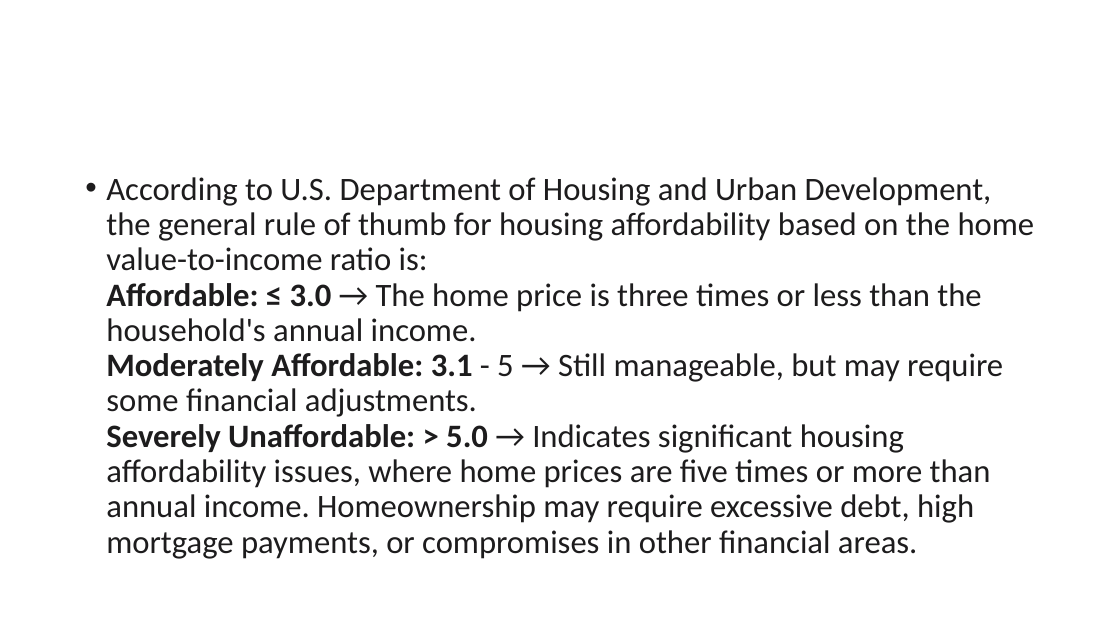
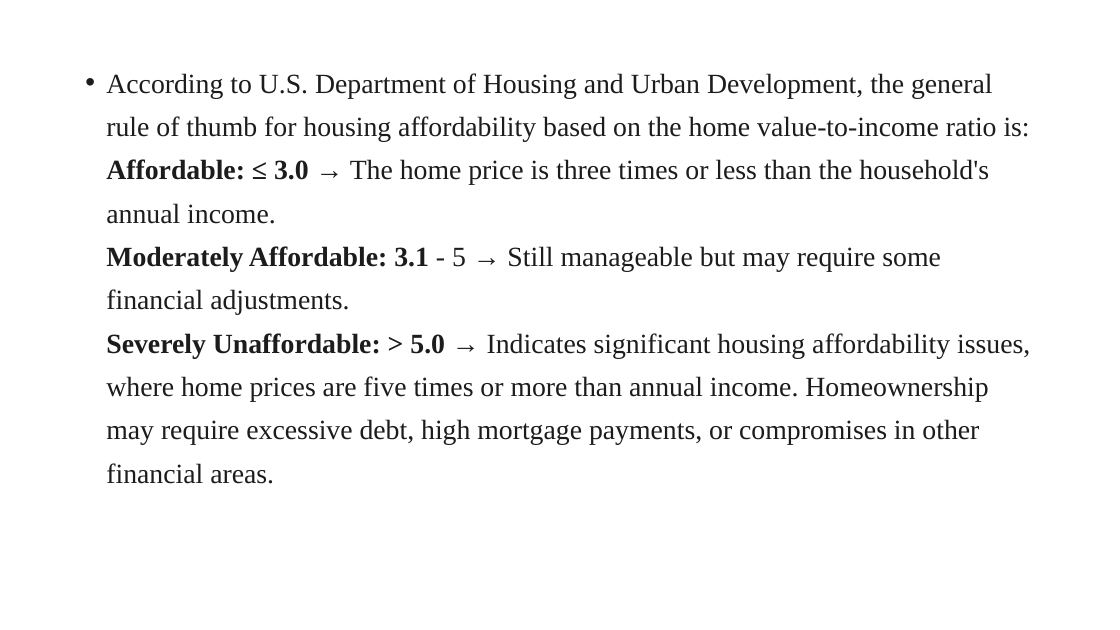
Before and after one commit to Tserrof7/Portland-Housing-Prices-Affordability-Project, a slide deck: slide 10 of Portland , Or Housing & Affordability.pptx. Drawn at 1120x630 pixels with LibreOffice and Linux fonts; fonts in the diff are those of the drawing. Boxes give left, top, right and bottom in pixels: in the first picture for what was removed or moved away, otherwise in the second. Text is boxed around its words. In the diff, an @@ line names an element or a change of style, - is before the commit and + after.

```diff
--- a/Portland , Or Housing & Affordability.pptx
+++ b/Portland , Or Housing & Affordability.pptx
@@ text at <box>106,73,1030,484</box>: text changed; size 28 to 23.8 pt; font Calibri to Times New Roman @@
-• According to U.S. Department of Housing and Urban Development, the general rule of thumb for housing affordability based on the home value-to-income ratio is:
-  Affordable: ≤ 3.0 → The home price is three times or less than the household's annual income.
-  Moderately Affordable: 3.1 - 5 → Still manageable, but may require some financial adjustments.
-  Severely Unaffordable: > 5.0 → Indicates significant housing affordability issues, where home prices are five times or more than annual income. Homeownership may require excessive debt, high mortgage payments, or compromises in other financial areas.
+• According to U.S. Department of Housing and Urban Development, the general rule of thumb for housing affordability based on the home value-to-income ratio is:
+  Affordable: ≤ 3.0 → The home price is three times or less than the household's annual income.
+  Moderately Affordable: 3.1 - 5 → Still manageable but may require some financial adjustments.
+  Severely Unaffordable: > 5.0 → Indicates significant housing affordability issues, where home prices are five times or more than annual income. Homeownership may require excessive debt, high mortgage payments, or compromises in other financial areas.
```
Also in this commit, not shown: 10 other slides changed, 4 slides added, 3 slides removed.
